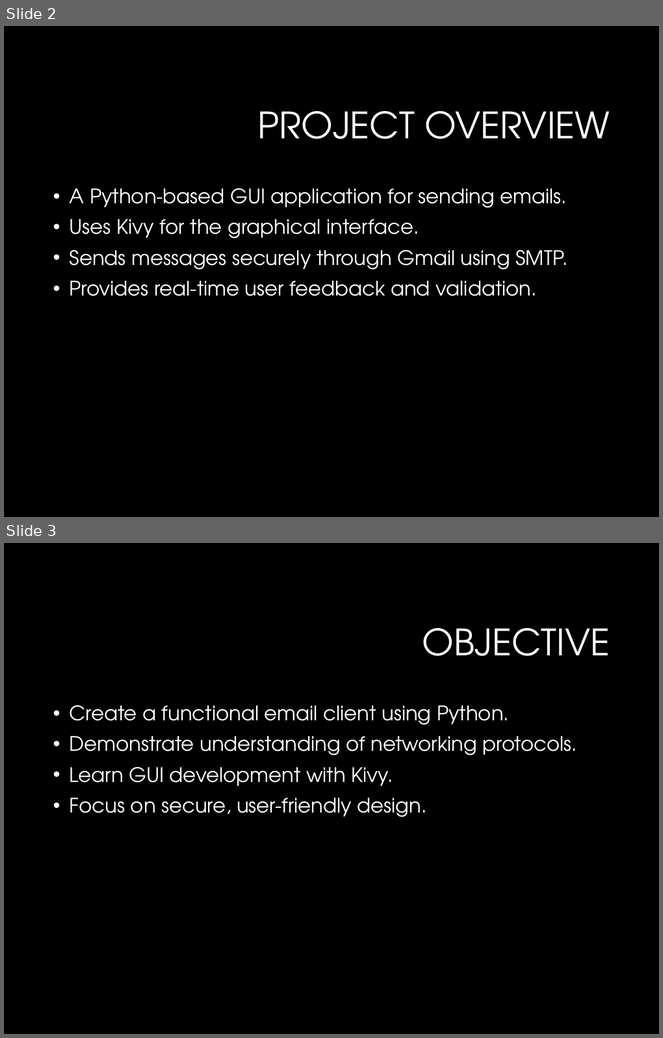
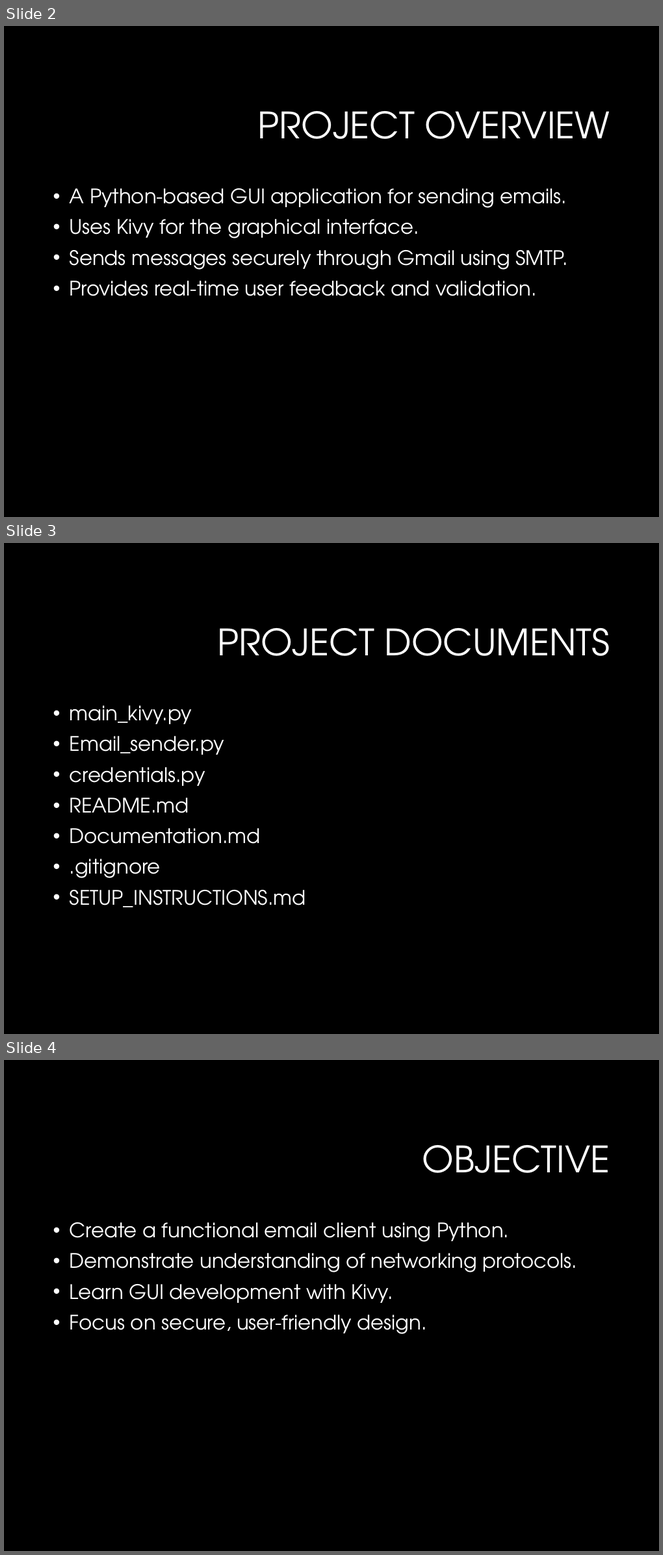
Before and after one commit to angelkautsi/EMAIL-SENDER-APPLICATION, a slide deck: Email_Sender_Application_Presentation.pptx. Shown one above the other, each under a label of ours: slides 2 and 3 before the commit, slides 2, 3 and 4 after it. The pictures are 663x1038 and 663x1555 pixels, drawn with LibreOffice and Linux fonts; fonts in the diff are those of the drawing; background and template pictures are left out. Boxes give left, top, right and bottom in pixels: in the first picture for what was removed or moved away, otherwise in the second. Text is boxed around its words. In the diff, an @@ line names an element or a change of style, - is before the commit and + after.

Commit message:
Project presentation

```diff
--- a/Email_Sender_Application_Presentation.pptx
+++ b/Email_Sender_Application_Presentation.pptx
@@ slide 3 added at (4, 543, 659, 1034), background #000000 @@
@@ title added at (217, 628, 610, 656), 40 pt, text #FFFFFF @@
+PROJECT DOCUMENTS
@@ text added at (70, 705, 306, 908), 22 pt, text #FFFFFF @@
+• main_kivy.py
+• Email_sender.py
+• credentials.py
+• README.md
+• Documentation.md
+• .gitignore
+• SETUP_INSTRUCTIONS.md
@@ what was slide 3 is now slide 4 @@
```
